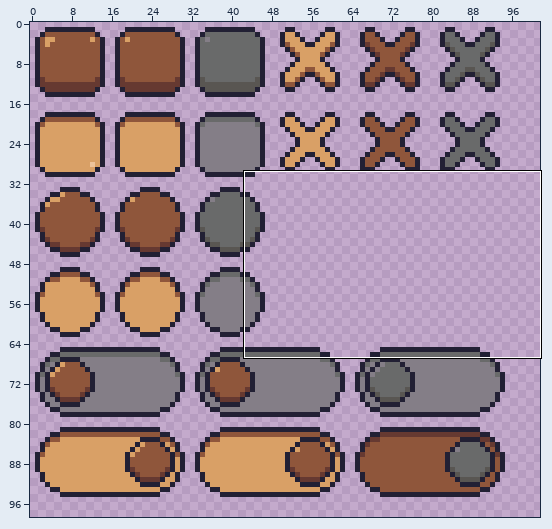
A pixel-art file gets an edit: theme.aseprite. The picture above shows the old version from afar; the outline marks the close-up.
Close-up. The starting point:
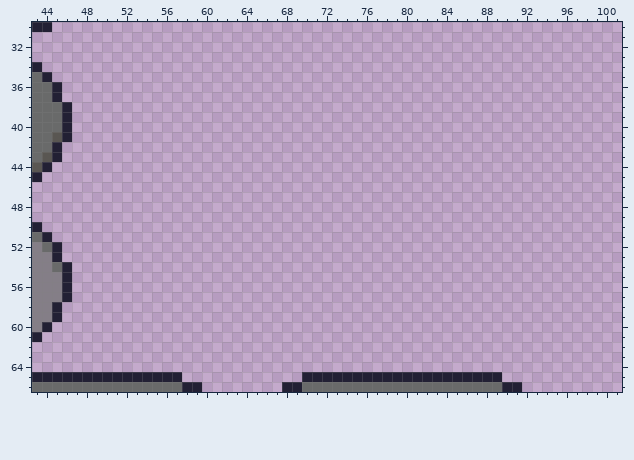
128x128 pixels, 1 frame. Shown: x 43..101, y 30..66. The wide view leaves out empty margins.
After the commit:
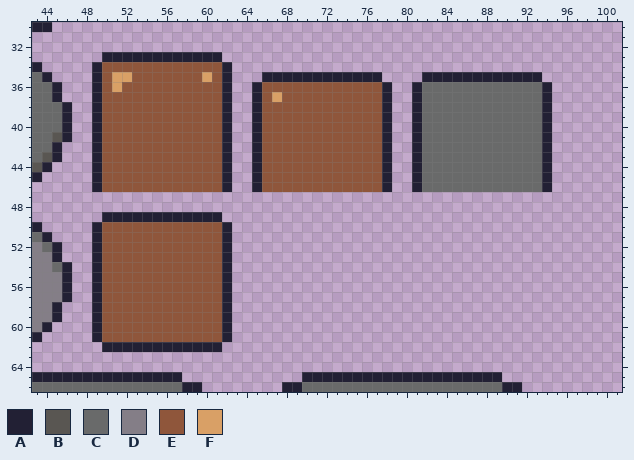
Palette (. is transparent): A #222034  B #595652  C #696a6a  D #847e87  E #8f563b  F #d9a066
Edits made:
Changed rows in their new state; - is an unchanged pixel.
first column x 49:
33 -AAAAAAAAAAAA---------------------------------
34 AEEEEEEEEEEEEA--------------------------------
35 AEFFEEEEEEEFEA---AAAAAAAAAAAA----AAAAAAAAAAAA-
36 AEFEEEEEEEEEEA--AEEEEEEEEEEEEA--ACCCCCCCCCCCCA
37 AEEEEEEEEEEEEA--AEFEEEEEEEEEEA--ACCCCCCCCCCCCA
38 AEEEEEEEEEEEEA--AEEEEEEEEEEEEA--ACCCCCCCCCCCCA
39 AEEEEEEEEEEEEA--AEEEEEEEEEEEEA--ACCCCCCCCCCCCA
40 AEEEEEEEEEEEEA--AEEEEEEEEEEEEA--ACCCCCCCCCCCCA
41 AEEEEEEEEEEEEA--AEEEEEEEEEEEEA--ACCCCCCCCCCCCA
42 AEEEEEEEEEEEEA--AEEEEEEEEEEEEA--ACCCCCCCCCCCCA
43 AEEEEEEEEEEEEA--AEEEEEEEEEEEEA--ACCCCCCCCCCCCA
44 AEEEEEEEEEEEEA--AEEEEEEEEEEEEA--ACCCCCCCCCCCCA
45 AEEEEEEEEEEEEA--AEEEEEEEEEEEEA--ACCCCCCCCCCCCA
46 AEEEEEEEEEEEEA--AEEEEEEEEEEEEA--ACCCCCCCCCCCCA
49 -AAAAAAAAAAAA---------------------------------
50 AEEEEEEEEEEEEA--------------------------------
51 AEEEEEEEEEEEEA--------------------------------
52 AEEEEEEEEEEEEA--------------------------------
53 AEEEEEEEEEEEEA--------------------------------
54 AEEEEEEEEEEEEA--------------------------------
55 AEEEEEEEEEEEEA--------------------------------
56 AEEEEEEEEEEEEA--------------------------------
57 AEEEEEEEEEEEEA--------------------------------
58 AEEEEEEEEEEEEA--------------------------------
59 AEEEEEEEEEEEEA--------------------------------
60 AEEEEEEEEEEEEA--------------------------------
61 AEEEEEEEEEEEEA--------------------------------
62 -AAAAAAAAAAAA---------------------------------
